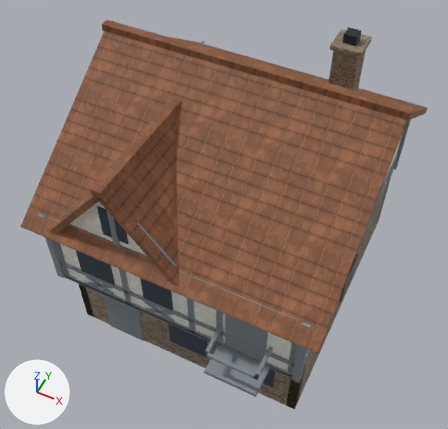
An edit to the glTF model assets/verse/everglade/lod/generated.timber_house.gltf, drawn before and after from the same camera.
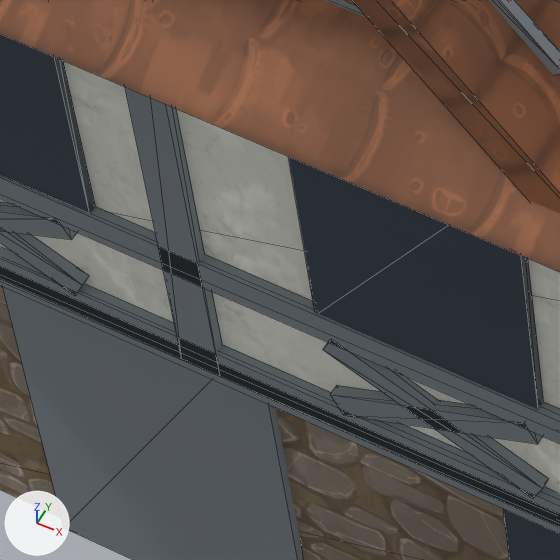
Old and new are each drawn whole from a camera (50 mm lens) standing at (5.84, -8.73, 19.0) and looking at (-0.05, 3.05, 4.27) and again close up on the part from 23% to 39% of the width and 60% to 77% of the height. The axes (+X, +Y, +Z) are drawn at lower left. The lights are the same throughout. The last two pictures show the newer version. The close-ups show mesh edges as thin lines. Vertices at exactly the same position are counted once.

The first close-up shows 'timber_house'.
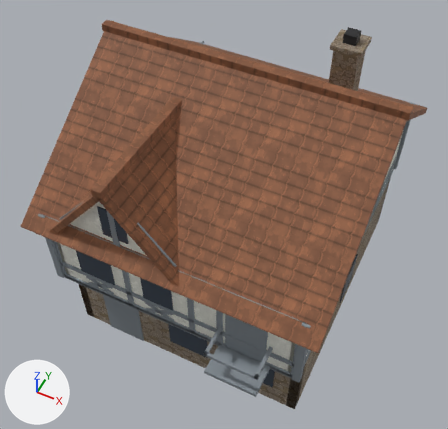
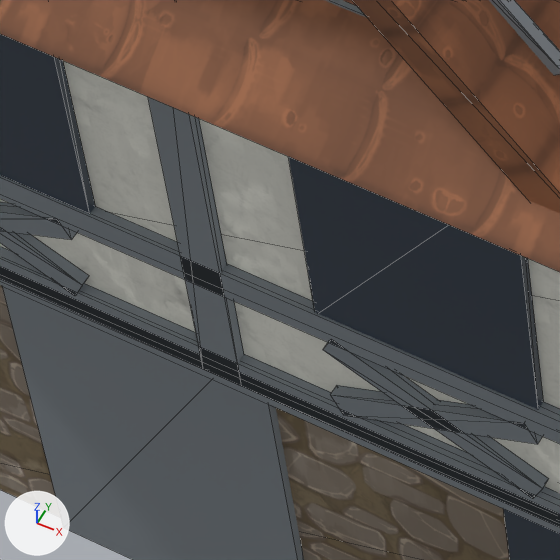
Location of each change, [x1, y1, x2, y2] in pixels of the close-ups (560 x 560 px; the box of a moved part takes in the faces that stretch with it):
part 1 of me_wall, moved or reshaped
    before: [125, 87, 223, 373]
    after: [148, 97, 244, 383]

The change, as a diff of the scene's bpy script:
```diff
--- a/assets/verse/everglade/lod/generated.timber_house.gltf.py
+++ b/assets/verse/everglade/lod/generated.timber_house.gltf.py
@@ me_wall @@
 # used by ob_timber_house; location = (0.0, 0.0, 0.0)
-me_wall.from_pydata(...)  # 510 vertices, 726 faces; spans x -4.55..4.55, y -1.5..9.5, z 0.0..10.02
+me_wall.from_pydata(...)  # 510 vertices, 694 faces; spans x -4.55..4.55, y -1.5..9.5, z 0.0..10.02
+# me_wall part 1
+# 28 faces are deleted
+# 16 vertices in x -4.11..4.11, y -0.61..9.11, z 3.0 move by (0.0, 0.0, 0.01)
+# 16 vertices in x -4.11..4.11, y -0.61..9.11, z 5.9 move by (0.0, 0.0, -0.01)
+# 8 vertices in x -1.59..-1.41, y -0.55..-0.5, z 3.0..5.9 move by (0.1, 0.0, 0.0)
+# other edits to the shape of me_wall do not show in these pictures
 me_wall.materials.append(mat_stone)
```
